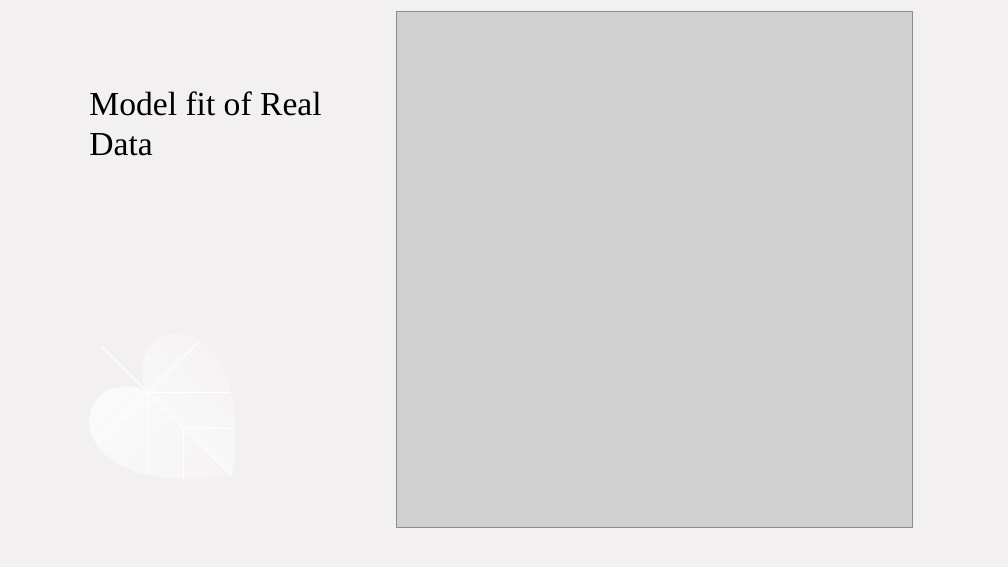
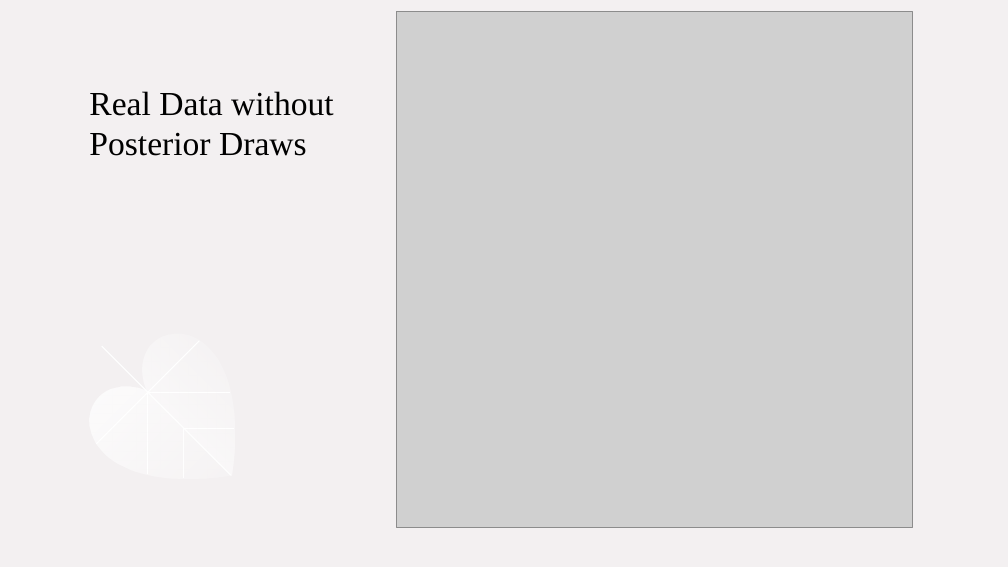
Before and after one commit to afong3/hardiness, a slide deck: slide 7 of final/presentation.pptx (slide 6 before the commit). Drawn at 1008x567 pixels with LibreOffice and Linux fonts; fonts in the diff are those of the drawing; grey boxes stand for pictures. Boxes give left, top, right and bottom in pixels: in the first picture for what was removed or moved away, otherwise in the second. Text is boxed around its words. In the diff, an @@ line names an element or a change of style, - is before the commit and + after.

```diff
--- a/final/presentation.pptx
+++ b/final/presentation.pptx
@@ title at <box>89,91,334,156</box>: text changed @@
-Model fit of Real Data
+Real Data without Posterior Draws
```
Also in this commit, not shown: 5 other slides changed, 2 slides added, 19 other files.
